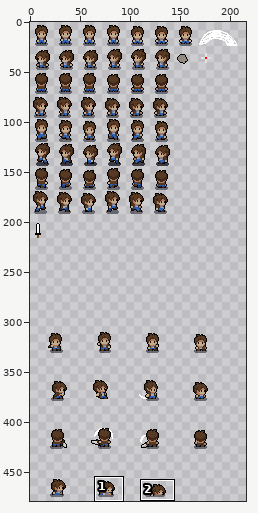
Edited in one commit: sprite sheet (src/res/player.png). Above: a wide view before the commit, with the close-up outlined.
Close-up. Before:
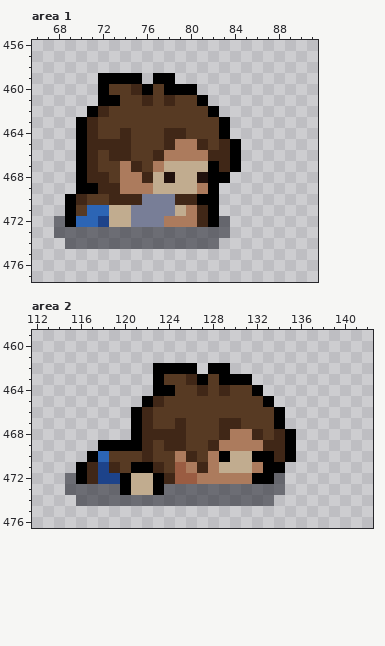
The file is 288x480 pixels. Pixels under 10% opacity are left out. Colours within 5 levels of each other are drawn and written as one. Shown: area 1: x 66..91, y 456..477; area 2: x 112..142, y 459..476. The old version is drawn lined up with the new one. The wide view leaves out empty margins. The commit also changed other parts of the picture, which this record leaves out.
After:
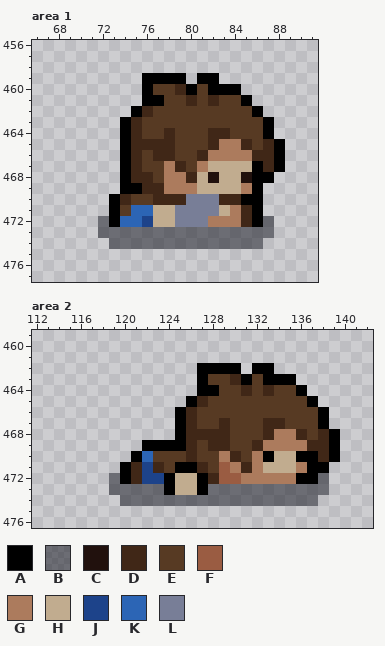
Palette (. is transparent): A #000000  B #0c0e1980  C #21110d  D #402717  E #573a23  F #9a5c42  G #ac7b5d  H #c1ac8f  J #1d438a  K #2c65b5  L #787e97
Edits made:
whole drawing moved by -4,+0 (the old picture is shown already moved)
Area 1:
y 459: x 72..76 AAAA. -> ....A; x 79 . -> A; x 81..82 .. -> AA
y 460: x 72..75 AEED -> ....; x 78..79 AA -> ED; x 81..84 .... -> EAAA
y 461: x 72..78 AAEEDED -> ....AAE; x 80..85 EA.... -> DEDEEA
y 462: x 71..76 ADEEEE -> ....AD; x 82..86 A.... -> EEEEA
y 463: x 70..75 ADEEEE -> ....AD; x 83..87 A.... -> EEEEA
y 464: x 70..75 ADEEDE -> ....AD; x 79 D -> E; x 82..87 EA.... -> DDEEEA
y 465: x 70..77 ADDDDEEE -> ....ADDD; x 79..88 GGDEDA.... -> EEEDGGDEDA
y 466: x 70..75 ADEDDE -> ....AD; x 78..88 GGGGDDA.... -> DEEDGGGGDDA
y 467: x 70..74 ADEEG -> ....A; x 77..88 GHHHHADA.... -> EGDEGHHHHADA
y 468: x 70..75 ADDEGG -> ....AD; x 77..87 HCHHCAA.... -> EGGDHCHHCAA
y 469: x 70..86 AADDGGGHHHHGA.... -> ....AADDGGGHHHHGA
y 470: x 69..73 ADEED -> ....A; x 75..78 DLLL -> EEDD; x 80..86 DAA.... -> LLLDDAA
y 471: x 69..86 AEKKHHLLLLHGDA.... -> ....AEKKHHLLLLHGDA
y 472: x 68..87 BAKKJHHLLLGGGDAB.... -> ....BAKKJHHLLLGGGDAB
y 473: x 68..71 BBBB -> ....; x 84..87 .... -> BBBB
y 474: x 69..72 BBBB -> ....; x 83..86 .... -> BBBB
Area 2:
y 462: x 123..127 AAAA. -> ....A; x 130 . -> A; x 132..133 .. -> AA
y 463: x 123..126 AEED -> ....; x 129..130 AA -> ED; x 132..135 .... -> EAAA
y 464: x 123..129 AAEEDED -> ....AAE; x 131..136 EA.... -> DEDEEA
y 465: x 122..127 ADEEEE -> ....AD; x 133..137 A.... -> EEEEA
y 466: x 121..126 ADEEEE -> ....AD; x 134..138 A.... -> EEEEA
y 467: x 121..126 ADEEDE -> ....AD; x 130 D -> E; x 133..138 EA.... -> DDEEEA
y 468: x 121..128 ADDDDEEE -> ....ADDD; x 130..139 GGDEDA.... -> EEEDGGDEDA
y 469: x 118..126 AAAADEDDE -> ....AAAAD; x 129..139 GGGGDDA.... -> DEEDGGGGDDA
y 470: x 117..122 AKEEED -> ....AK; x 125 G -> E; x 128..132 GAHHA -> EGDEG; x 134..139 DA.... -> HHAADA
y 471: x 116..122 ADJDEAA -> ....ADJ; x 125..126 FG -> AA; x 128..131 GHHH -> EFGD; x 133..138 AA.... -> HHHGAA
y 472: x 115..119 BADJJ -> ....B; x 121..130 HHADFFGGGG -> DJJAHHADFF; x 132..138 AAB.... -> GGGGAAB
y 473: x 115..118 BBBB -> ....; x 120..127 AHHABBBB -> BBBBAHHA; x 135..138 .... -> BBBB
y 474: x 116..119 BBBB -> ....; x 134..137 .... -> BBBB
